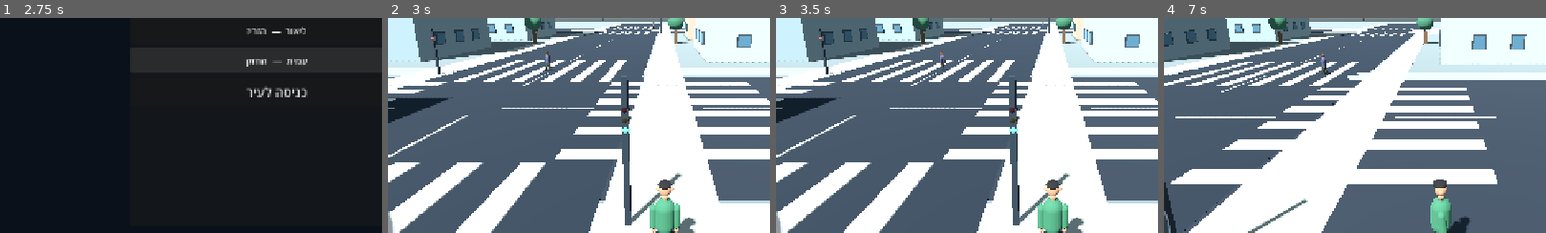
Above: before the commit, frames 1-4 (left to right).
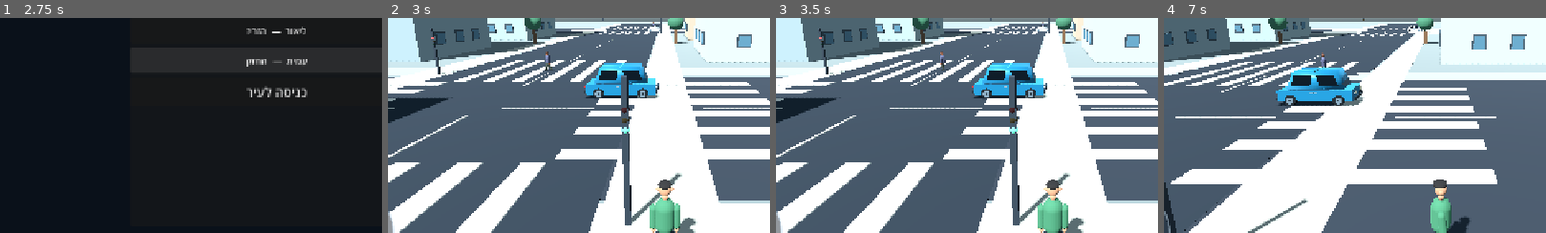
Above: after the commit, the same moments.

Repository: a332150176-dev/METRO-THE-CITY
Game: Godot game, scene res://scenes/main.tscn
Two runs of this game, one before a commit and one after it. Both use one fixed random seed, a clock stepped at 60 frames per second and the inputs below.
Inputs (mouse positions are % of the whole screen's width and height, from its top left):
- Up to frame 1 (2.75 s): click "נועם — המאוזן" at 0.5 s; click "ליאור — הזריז" at 1.25 s; click "עמית — החזק" at 2 s
- Up to frame 2 (3 s): click "כניסה לעיר" at 2.75 s
- Up to frame 3 (3.5 s): no input
- Up to frame 4 (7 s): click "ריצה" at 3.5 s; click "פעולה" at 4.25 s; drag from (9, 85) to (60, 28) at 5.02 s; drag from (30, 55) to (45, 70) at 5.77 s; move the mouse to (60, 28) at 6.52 s; hold D (move_right) from 6.53 s (still down)
The pictures show only the part of the screen within x 14-64%, y 36-86%; the shares and areas given below are measured in that part.

Frame 1 is identical in both runs. In frame 2, 2.4% of the frame differs, in the area x 51-72%, y 3-38%; in frame 3, 2.4%; in frame 4, 3.3%, in the area x 29-68%, y 3-41%.
Error before the commit: Parse Error: Invalid argument for "_add_box()" function: argument 4 should be "Color" but is "StandardMaterial3D". (res://scripts/traffic_car.gd:246)

Commit message:
Complete vehicle material cleanup and two-sided cabin mesh

Diff:
--- a/scripts/traffic_car.gd
+++ b/scripts/traffic_car.gd
@@ -175,10 +175,10 @@
 	add_child(visual)
 
 	var body_material := _paint(paint_color, 0.42, 0.22)
+	body_material.cull_mode = BaseMaterial3D.CULL_DISABLED
 	var glass_material := _paint(Color("#152b38"), 0.2, 0.28)
 	glass_material.cull_mode = BaseMaterial3D.CULL_DISABLED
 	var chrome_material := _paint(Color("#aeb9bd"), 0.28, 0.72)
-	var dark_material := _paint(Color("#252b30"), 0.72, 0.08)
 
 	# Sculpted lower body, hood and rear deck.
 	_add_box(visual, Vector3(body_width, 0.67, body_length * 0.94), Vector3(0.0, 0.59, 0.0), paint_color, 0.42, 0.22)
@@ -243,8 +243,8 @@
 
 	# Bumpers, grille, registration plates and lighting.
 	_add_box(visual, Vector3(body_width * 0.92, 0.16, 0.12), Vector3(0.0, 0.42, -body_length * 0.49), Color("#252b30"))
-	_add_box(visual, Vector3(body_width * 0.92, 0.16, 0.12), Vector3(0.0, 0.42, body_length * 0.49), dark_material)
-	_add_box(visual, Vector3(0.62, 0.19, 0.035), Vector3(0.0, 0.62, -body_length * 0.505), dark_material)
+	_add_box(visual, Vector3(body_width * 0.92, 0.16, 0.12), Vector3(0.0, 0.42, body_length * 0.49), Color("#252b30"))
+	_add_box(visual, Vector3(0.62, 0.19, 0.035), Vector3(0.0, 0.62, -body_length * 0.505), Color("#252b30"))
 	_add_box(visual, Vector3(0.42, 0.10, 0.025), Vector3(0.0, 0.51, -body_length * 0.52), Color("#aeb9bd"))
 	for side in [-1.0, 1.0]:
 		var headlight := _add_box(visual, Vector3(0.34, 0.14, 0.045), Vector3(side * body_width * 0.34, 0.76, -body_length * 0.49), Color("#f5e8bd"), 0.24, 0.08)
